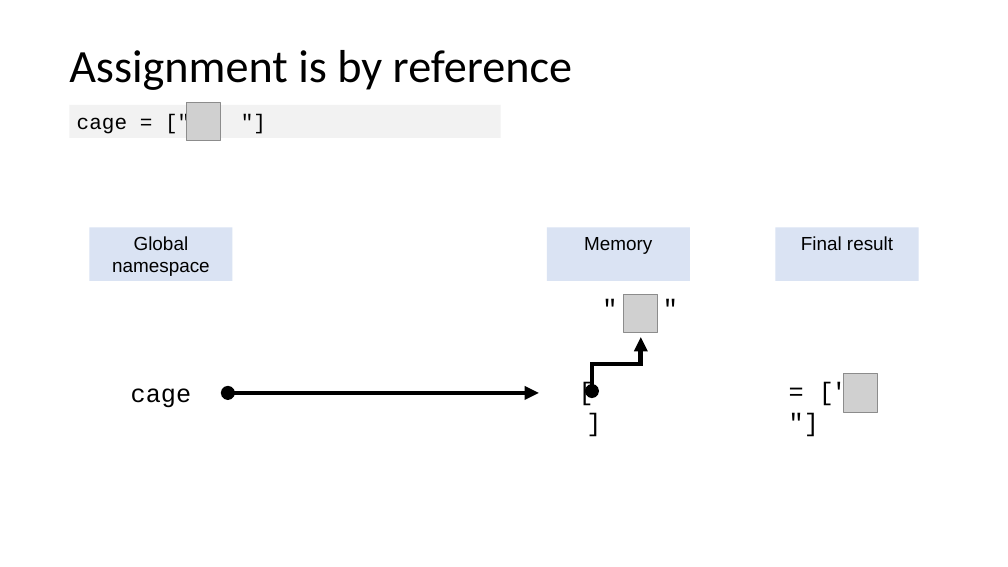
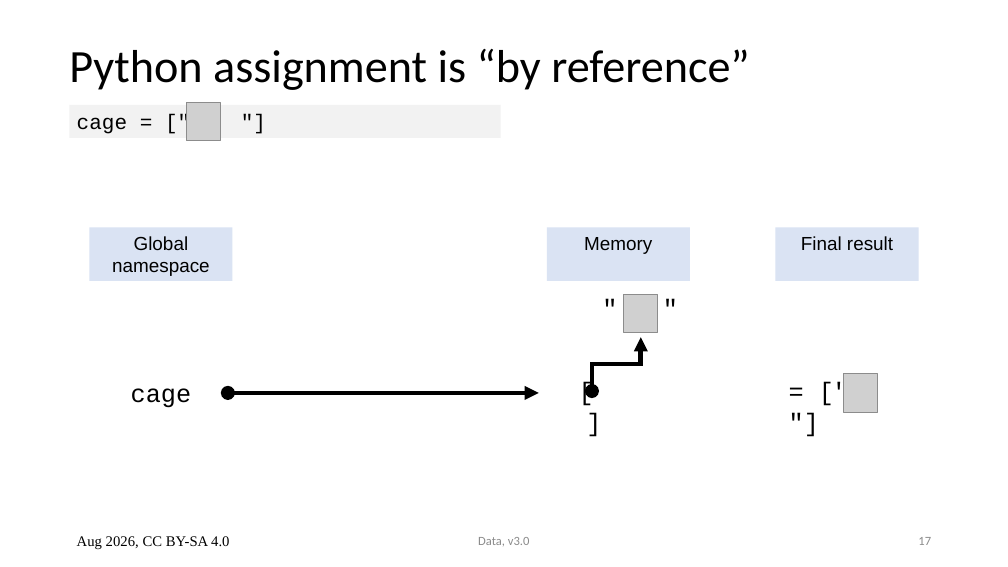
Before and after one commit to ASPP/data_class, a slide deck: slide 17 of numpy.pptx. Drawn at 1008x567 pixels with LibreOffice and Linux fonts; fonts in the diff are those of the drawing; grey boxes stand for pictures. Boxes give left, top, right and bottom in pixels: in the first picture for what was removed or moved away, otherwise in the second. Text is boxed around its words. In the diff, an @@ line names an element or a change of style, - is before the commit and + after.

```diff
--- a/numpy.pptx
+++ b/numpy.pptx
@@ title at [69,49,749,90]: text changed @@
-Assignment is by reference
+Python assignment is “by reference”
@@ text added at [77,536,229,549], 14 pt, text #000000 @@
+Aug 2026, CC BY-SA 4.0
@@ text added at [478,537,530,546], 12 pt, text #8B8B8B @@
+Data, v3.0
@@ page number added at [918,537,931,545], 12 pt, text #8B8B8B @@
+17
```
Also in this commit, not shown: 41 other slides changed.
